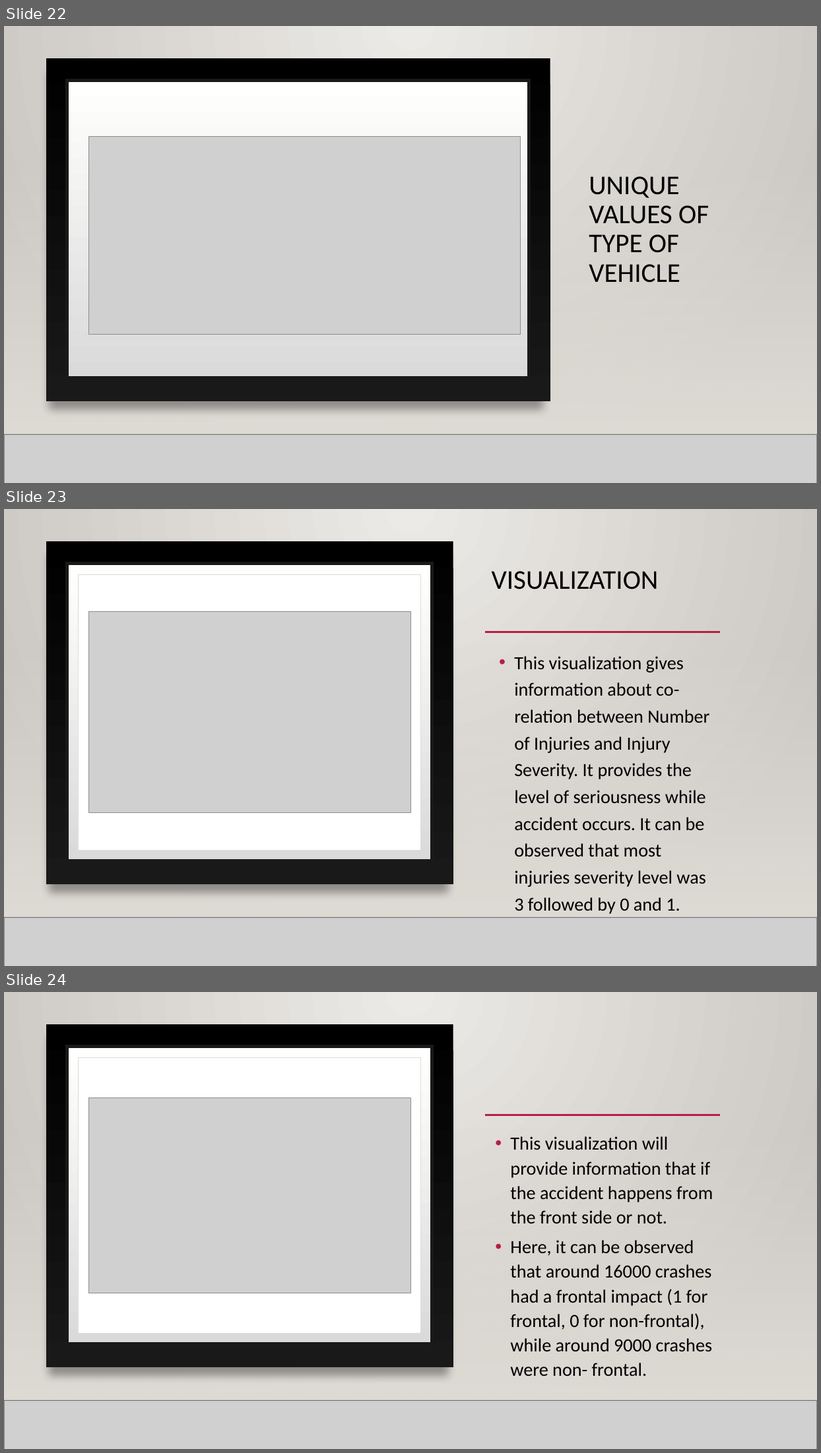
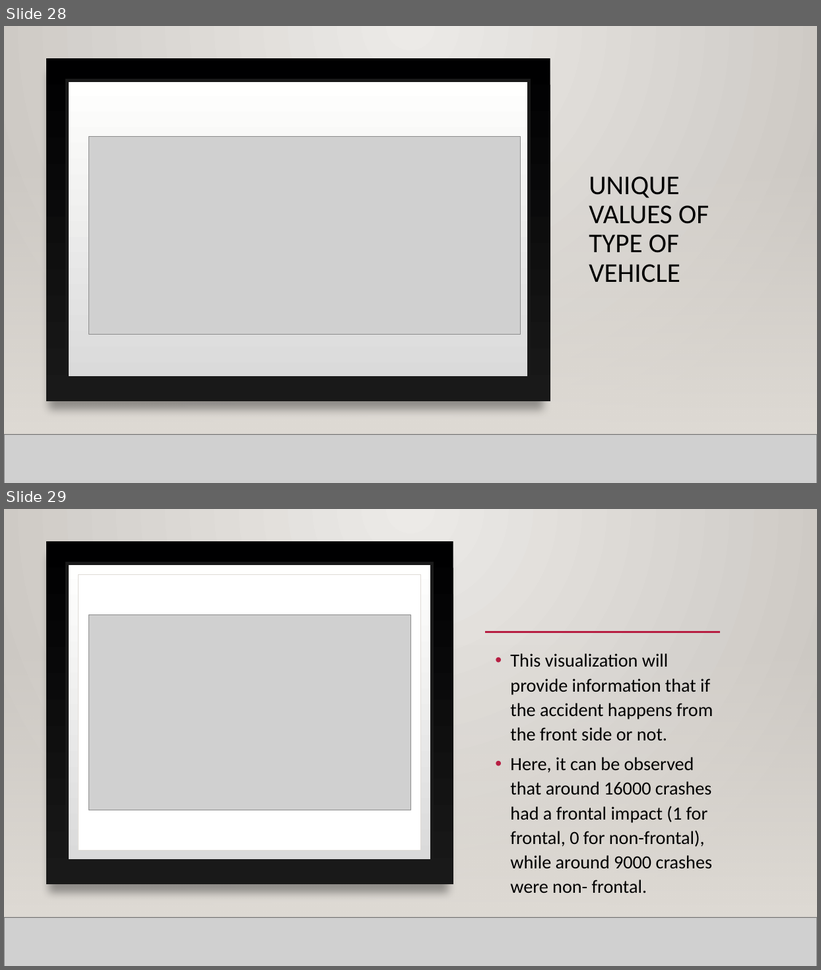
Before and after one commit to rajgabani/DAB-103-006-001, a slide deck: Project.pptx. Shown one above the other, each under a label of ours: slides 22, 23 and 24 before the commit, slides 28 and 29 after it. The pictures are 821x1453 and 821x970 pixels, drawn with LibreOffice and Linux fonts; fonts in the diff are those of the drawing; grey boxes stand for pictures; background and template pictures are left out. Boxes give left, top, right and bottom in pixels: in the first picture for what was removed or moved away, otherwise in the second. Text is boxed around its words. In the diff, an @@ line names an element or a change of style, - is before the commit and + after.

```diff
--- a/Project.pptx
+++ b/Project.pptx
@@ slide 23 removed at (4,509,817,966), background gradient #ECEAE7 to #CAC7C1; not listed: 2 template elements that a slide beside it also shows @@
@@ rectangle removed at (4,509,817,966) @@
@@ rectangle removed at (46,541,453,885) @@
@@ rectangle removed at (67,563,432,861) @@
@@ rectangle removed at (78,575,421,851) @@
@@ text removed at (492,571,659,590) @@
-VISUALIZATION
@@ picture removed at (88,612,411,813) @@
@@ rectangle removed at (4,644,817,918) @@
@@ rectangle removed at (4,644,817,918) @@
@@ line removed from (101, 632) to (742, 632) @@
@@ line removed from (485, 632) to (720, 632) @@
@@ text removed at (514,656,710,914) @@
-• This visualization gives information about co-relation between Number of Injuries and Injury Severity. It provides the level of seriousness while accident occurs. It can be observed that most injuries severity level was 3 followed by 0 and 1.
@@ line removed from (4, 918) to (817, 918) @@
@@ picture removed at (4,918,817,966) @@
@@ line removed from (4, 918) to (817, 918) @@
@@ what was slide 22 is now slide 28 @@
@@ what was slide 24 is now slide 29 @@
```
Also in this commit, not shown: 21 slides changed, 29 slides added, 2 other slides removed, 1 other file.
